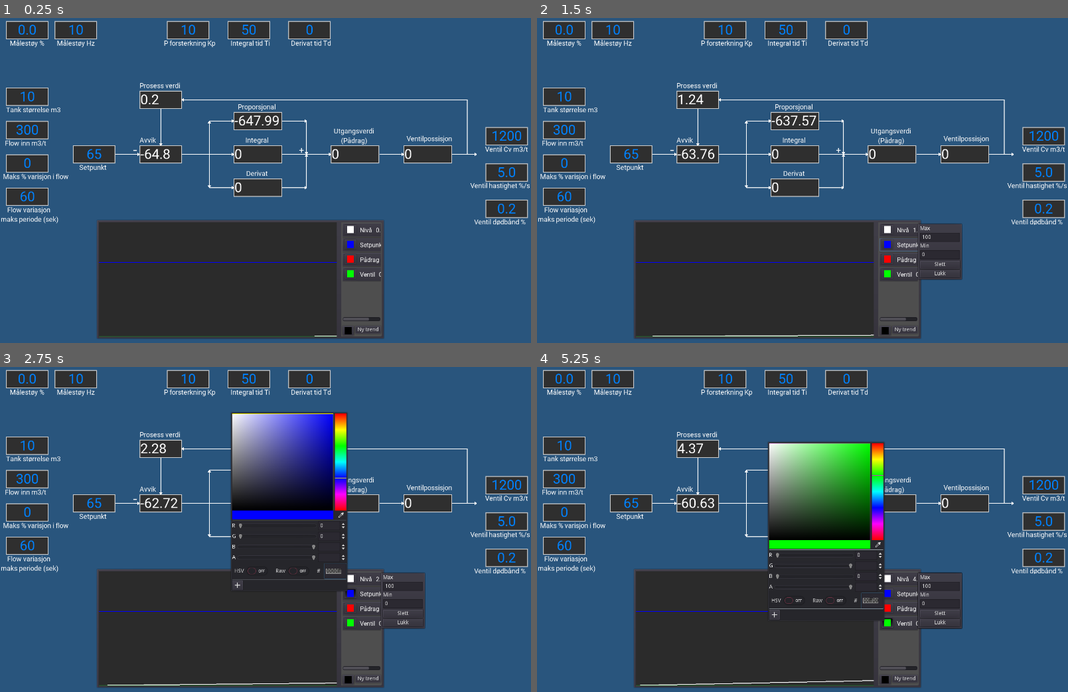
Above: before the commit, frames 1-4 (two rows, left to right).
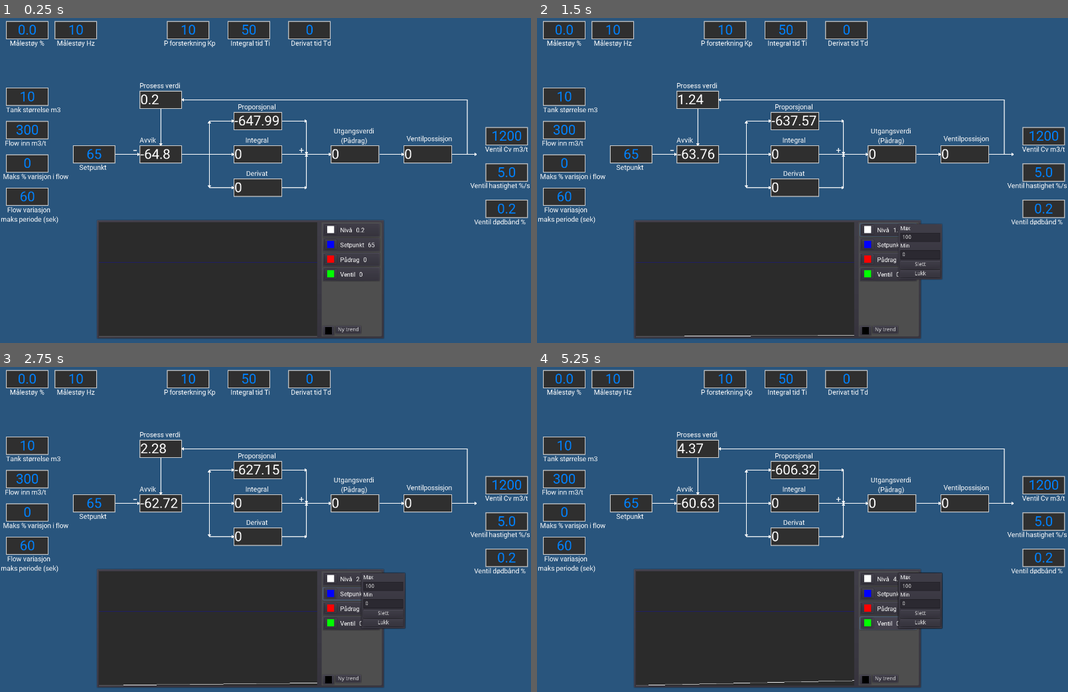
Above: after the commit, the same moments.

Repository: Keroflux/PIDsimulator
Game: Godot game, scene res://PIDsim.tscn
Same seed, same stepped clock (60 frames per second), same inputs: the game is played once before the commit and once after it.
Inputs (mouse positions are in pixels of both pictures, inside the frame that each line leads up to; where the layout moved, square brackets give the same spot in the first picture):
- Up to frame 1 (0.25 s): no input
- Up to frame 2 (1.5 s): click (887, 229) [908, 229] at 0.5 s; click (908, 245) at 1.27 s
- Up to frame 3 (2.75 s): click (350, 594) at 2.02 s
- Up to frame 4 (5.25 s): click (887, 607) at 2.77 s; click (908, 607) at 3.52 s; click (908, 623) at 4.27 s; click (887, 623) at 5.02 s

The runs differ from the first frame. In frame 1, 1.5% of the frame differs, in the area x 18-72%, y 62-99%; in frame 2, 2.5%; in frame 3, 13%, in the area x 18-81%, y 13-99%; in frame 4, 12%.

Commit message:
New trendline using draw_polyline
FAASTERRR!!!

Diff:
--- a/Trend.gd
+++ b/Trend.gd
@@ -1,7 +1,7 @@
 extends Node2D
 
 var trend_label = preload("res://TrendLabel.tscn")
-var trend_line = preload("res://TrendLine.tscn")
+var trend_line = preload("res://TrendLine2.tscn")
 var trend_color = [Color(1.0, 1.0, 1.0), Color(0.0, 0.0, 1.0), Color(1.0, 0.0, 0.0), Color(0.0, 1.0, 0.0), Color(0.0, 1.0, 1.0), Color(1.0, 1.0, 0.0), Color(1.0, 0.0, 1.0)]
 onready var trends = [get_parent().get_node("Blokkdiagram/ProsessVerdi"), get_parent().get_node("Blokkdiagram/Setpunkt"), get_parent().get_node("Blokkdiagram/Pådrag"), get_parent().get_node("Blokkdiagram/Ventil")]
 onready var label_panel = $PanelContainer2/HSplitContainer/PanelContainer/VSplitContainer/ScrollContainer/VBoxContainer
@@ -11,7 +11,8 @@
 	for i in trends.size():
 		var t = trend_line.instance()
 		var l = trend_label.instance()
-		t.default_color = trend_color[i]
+		t.color = trend_color[i]
+#		t.default_color = trend_color[i]
 		t.data_source = trends[i]
 		l.data_source = trends[i]
 		l.get_child(0).get_child(0).color = trend_color[i]
@@ -37,9 +38,11 @@
 	var t = trend_line.instance()
 	var l = trend_label.instance()
 	t.data_source = data_point
-	t.default_color = random_color()
+	t.color = random_color()
+#	t.default_color = random_color()
 	l.data_source = data_point
-	l.get_child(0).get_child(0).color = t.default_color
+	l.get_child(0).get_child(0).color = t.color
+#	l.get_child(0).get_child(0).color = t.default_color
 	l.get_child(0).get_child(0).connect("color_changed", t, "change_color")
 	l.get_node("Config/VBoxContainer/Max").connect("text_entered", t, "change_max")
 	l.get_node("Config/VBoxContainer/Min").connect("text_entered", t, "change_min")
--- a/Trend.tscn
+++ b/Trend.tscn
@@ -29,10 +29,10 @@
 margin_top = 7.0
 margin_right = 753.0
 margin_bottom = 309.0
-split_offset = 650
+split_offset = 575
 
 [node name="Trend" type="ColorRect" parent="PanelContainer2/HSplitContainer"]
-margin_right = 627.0
+margin_right = 575.0
 margin_bottom = 302.0
 rect_clip_content = true
 color = Color( 0.172549, 0.172549, 0.172549, 1 )
@@ -40,7 +40,7 @@
 [node name="TrendLines" type="Node2D" parent="PanelContainer2/HSplitContainer/Trend"]
 
 [node name="PanelContainer" type="PanelContainer" parent="PanelContainer2/HSplitContainer"]
-margin_left = 639.0
+margin_left = 587.0
 margin_right = 746.0
 margin_bottom = 302.0
 rect_clip_content = true
@@ -49,25 +49,25 @@
 [node name="VSplitContainer" type="VSplitContainer" parent="PanelContainer2/HSplitContainer/PanelContainer"]
 margin_left = 3.0
 margin_top = 3.0
-margin_right = 104.0
+margin_right = 156.0
 margin_bottom = 299.0
 split_offset = 140
 
 [node name="ScrollContainer" type="ScrollContainer" parent="PanelContainer2/HSplitContainer/PanelContainer/VSplitContainer"]
-margin_right = 101.0
+margin_right = 153.0
 margin_bottom = 259.0
 size_flags_horizontal = 3
 size_flags_vertical = 3
 
 [node name="VBoxContainer" type="VBoxContainer" parent="PanelContainer2/HSplitContainer/PanelContainer/VSplitContainer/ScrollContainer"]
-margin_right = 101.0
+margin_right = 153.0
 margin_bottom = 259.0
 size_flags_horizontal = 3
 size_flags_vertical = 3
 
 [node name="HBC" type="HBoxContainer" parent="PanelContainer2/HSplitContainer/PanelContainer/VSplitContainer"]
 margin_top = 271.0
-margin_right = 101.0
+margin_right = 153.0
 margin_bottom = 296.0
 size_flags_horizontal = 3
 size_flags_vertical = 3
--- /dev/null
+++ b/TrendLine2.gd
@@ -0,0 +1,82 @@
+extends Node2D
+
+
+var data_points = []
+var data_source
+var trend_box
+var distance
+var newDistx = 0
+var scaleY = 0
+var maxValue = 100
+var minValue = 0
+var pos = Vector2(0,0)
+var trend = [Vector2(0,0), Vector2(0,0)]
+var color = Color(1.0, 1.0, 1.0)
+var parent
+
+
+func _ready():
+	parent = get_parent().get_parent()
+	calculate_point_distance()
+	pos.x = 0
+	pos.y = parent.rect_size.y
+	var minmax = maxValue - minValue
+	scaleY = parent.rect_size.y / minmax
+#	draw_trend()
+
+
+func _draw():
+	draw_polyline(trend, color, 1.0)
+
+
+func _on_Timer_timeout():
+	redraw_trend(data_source.trend)
+	update()
+
+
+func draw_trend():
+	newDistx = 0
+	trend.clear()
+	for i in data_points:
+		var a = (-i + minValue) * scaleY
+		trend.append(Vector2(newDistx, parent.rect_size.y + a))
+		newDistx += distance
+
+
+func redraw_trend(data_point):
+	#time = sec/timer.wait_time
+	if data_points.size() > 600:
+		data_points.pop_front()
+
+	data_points.append(data_point)
+
+	if data_points.size() > 1:
+		calculate_point_distance()
+#		find_max()
+		draw_trend()
+
+
+func calculate_point_distance():
+	distance = parent.rect_size.x / (data_points.size() -1)
+
+
+func change_color(c):
+	color = c
+
+
+func change_max(value):
+	maxValue = float(value)
+	var minmax = maxValue - minValue
+	scaleY = parent.rect_size.y / minmax
+
+
+func change_min(value):
+	minValue = float(value)
+	var minmax = maxValue - minValue
+	scaleY = parent.rect_size.y / minmax
+
+
+func change_scale_y():
+	pos.y = parent.rect_size.y
+	var minmax = maxValue - minValue
+	scaleY = parent.rect_size.y / minmax
--- /dev/null
+++ b/TrendLine2.tscn
@@ -0,0 +1,6 @@
+[gd_scene load_steps=2 format=2]
+
+[ext_resource path="res://TrendLine2.gd" type="Script" id=1]
+
+[node name="TrendLine2" type="Node2D"]
+script = ExtResource( 1 )
